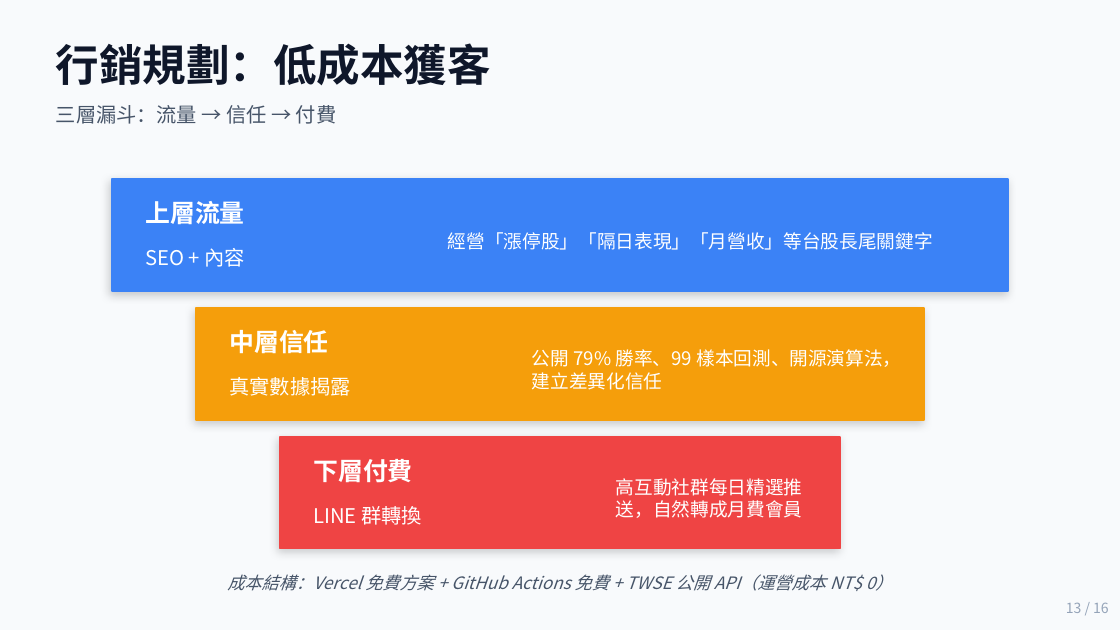
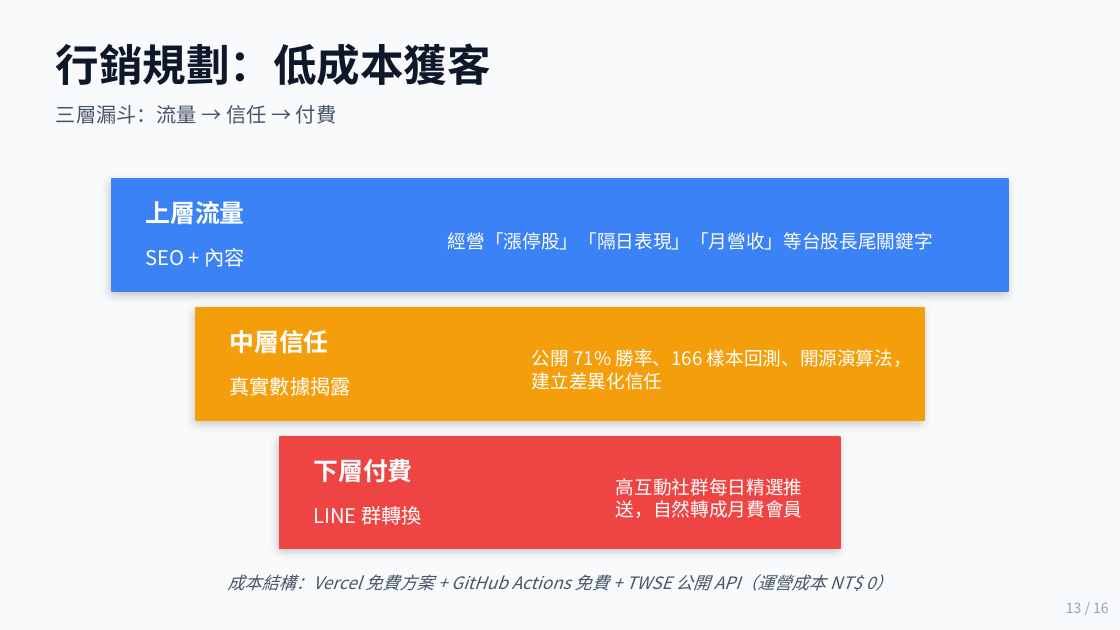
Before and after one commit to Kevin-Power/limit-up-radar, a slide deck: slide 13 of proposal/股文觀指_商業簡報.pptx. Drawn at 1120x630 pixels with LibreOffice and Linux fonts; fonts in the diff are those of the drawing. Boxes give left, top, right and bottom in pixels: in the first picture for what was removed or moved away, otherwise in the second. Text is boxed around its words. In the diff, an @@ line names an element or a change of style, - is before the commit and + after.

```diff
--- a/proposal/股文觀指_商業簡報.pptx
+++ b/proposal/股文觀指_商業簡報.pptx
@@ text at box(532, 349, 912, 390): text changed @@
-公開 79% 勝率、99 樣本回測、開源演算法，建立差異化信任
+公開 71% 勝率、166 樣本回測、開源演算法，建立差異化信任
```
Also in this commit, not shown: 5 other slides changed, 6 other files.
